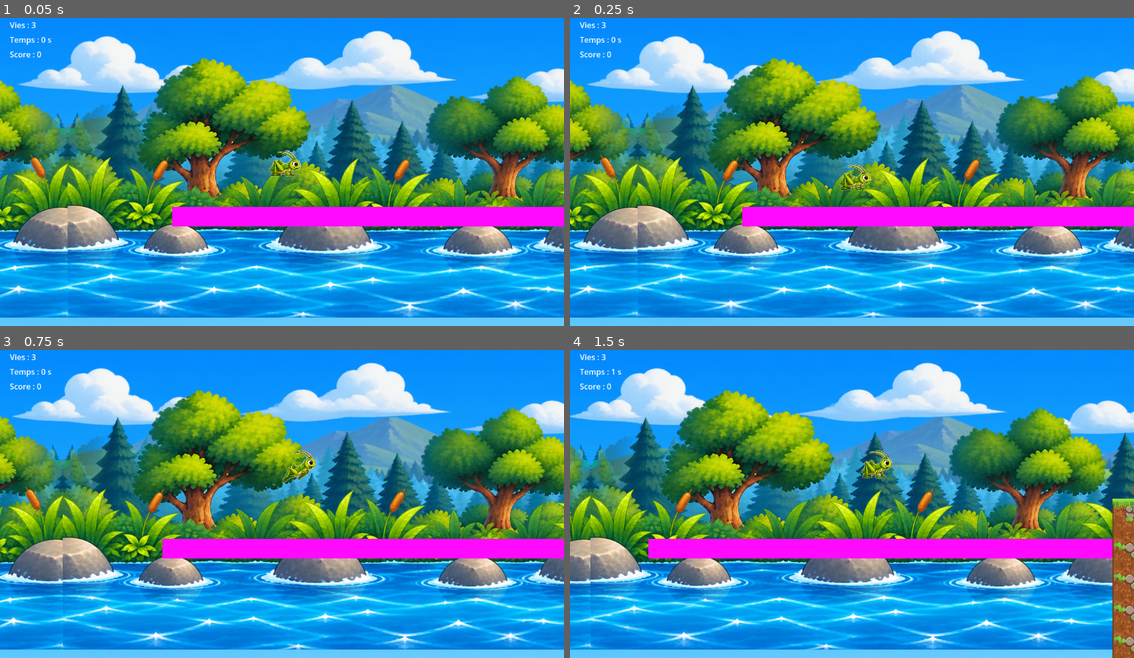
Above: before the commit, frames 1-4 (two rows, left to right).
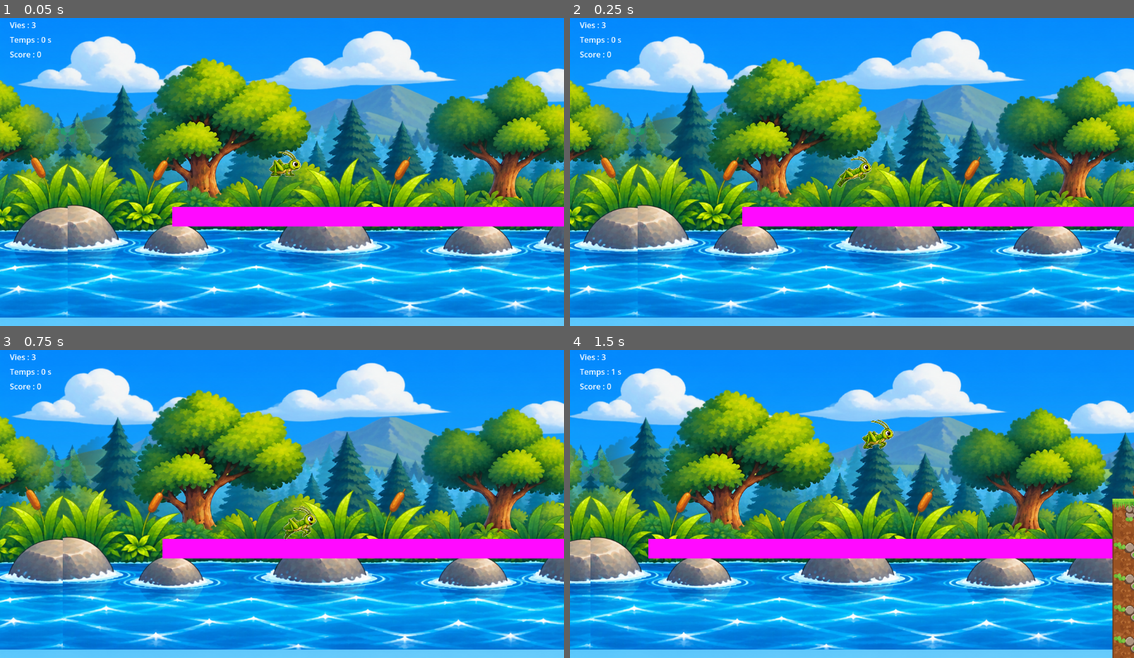
Above: after the commit, the same moments.

Repository: Audry-Noupoue/bug-rush
Game: Godot game, scene res://scenes/main.tscn
Same seed, same stepped clock (60 frames per second), same inputs: the game is played once before the commit and once after it.
Inputs:
- Up to frame 1 (0.05 s): no input
- Up to frame 2 (0.25 s): no input
- Up to frame 3 (0.75 s): tap Enter (ui_accept) at 0.5, 0.6 s; hold Right (ui_right) from 0.53 s (still down); hold J (dash, bound only after the commit) from 0.53 s (still down)
- Up to frame 4 (1.5 s): keep holding Right (ui_right); tap Space (jump, bound only after the commit) at 0.77, 1.07 s; release J (dash, bound only after the commit) at 1.28 s; tap J (dash, bound only after the commit) at 1.35 s

Frame 1 is identical in both runs. In frame 2, 0.4% of the frame differs, in the area x 47-54%, y 44-57%; in frame 3, 0.6%; in frame 4, 0.6%, in the area x 51-58%, y 22-42%.

Commit message:
input map : done

Diff:
--- a/project.godot
+++ b/project.godot
@@ -15,6 +15,32 @@
 config/features=PackedStringArray("4.7")
 config/icon="res://assets/icon.svg"
 
+[input]
+
+move_left={
+"deadzone": 0.2,
+"events": [Object(InputEventKey,"resource_local_to_scene":false,"resource_name":"","device":-1,"window_id":0,"alt_pressed":false,"shift_pressed":false,"ctrl_pressed":false,"meta_pressed":false,"pressed":false,"keycode":0,"physical_keycode":65,"key_label":0,"unicode":97,"location":0,"echo":false,"script":null)
+, Object(InputEventKey,"resource_local_to_scene":false,"resource_name":"","device":-1,"window_id":0,"alt_pressed":false,"shift_pressed":false,"ctrl_pressed":false,"meta_pressed":false,"pressed":false,"keycode":0,"physical_keycode":4194319,"key_label":0,"unicode":0,"location":0,"echo":false,"script":null)
+]
+}
+move_right={
+"deadzone": 0.2,
+"events": [Object(InputEventKey,"resource_local_to_scene":false,"resource_name":"","device":-1,"window_id":0,"alt_pressed":false,"shift_pressed":false,"ctrl_pressed":false,"meta_pressed":false,"pressed":false,"keycode":0,"physical_keycode":68,"key_label":0,"unicode":100,"location":0,"echo":false,"script":null)
+, Object(InputEventKey,"resource_local_to_scene":false,"resource_name":"","device":-1,"window_id":0,"alt_pressed":false,"shift_pressed":false,"ctrl_pressed":false,"meta_pressed":false,"pressed":false,"keycode":0,"physical_keycode":4194321,"key_label":0,"unicode":0,"location":0,"echo":false,"script":null)
+]
+}
+jump={
+"deadzone": 0.2,
+"events": [Object(InputEventKey,"resource_local_to_scene":false,"resource_name":"","device":-1,"window_id":0,"alt_pressed":false,"shift_pressed":false,"ctrl_pressed":false,"meta_pressed":false,"pressed":false,"keycode":0,"physical_keycode":32,"key_label":0,"unicode":32,"location":0,"echo":false,"script":null)
+]
+}
+dash={
+"deadzone": 0.2,
+"events": [Object(InputEventKey,"resource_local_to_scene":false,"resource_name":"","device":-1,"window_id":0,"alt_pressed":false,"shift_pressed":false,"ctrl_pressed":false,"meta_pressed":false,"pressed":false,"keycode":0,"physical_keycode":74,"key_label":0,"unicode":106,"location":0,"echo":false,"script":null)
+, Object(InputEventMouseButton,"resource_local_to_scene":false,"resource_name":"","device":-1,"window_id":0,"alt_pressed":false,"shift_pressed":false,"ctrl_pressed":false,"meta_pressed":false,"button_mask":0,"position":Vector2(0, 0),"global_position":Vector2(0, 0),"factor":1.0,"button_index":1,"canceled":false,"pressed":false,"double_click":false,"script":null)
+]
+}
+
 [rendering]
 
 renderer/rendering_method="gl_compatibility"
--- a/scenes/player/criquet.tscn
+++ b/scenes/player/criquet.tscn
@@ -6,6 +6,38 @@
 [sub_resource type="RectangleShape2D" id="RectangleShape2D_yeiuy"]
 size = Vector2(35, 35)
 
+[sub_resource type="AtlasTexture" id="AtlasTexture_yojrc"]
+atlas = ExtResource("2_o318n")
+region = Rect2(0, 264, 248, 264)
+
+[sub_resource type="AtlasTexture" id="AtlasTexture_xofh5"]
+atlas = ExtResource("2_o318n")
+region = Rect2(248, 264, 248, 264)
+
+[sub_resource type="AtlasTexture" id="AtlasTexture_ektgh"]
+atlas = ExtResource("2_o318n")
+region = Rect2(496, 264, 248, 264)
+
+[sub_resource type="AtlasTexture" id="AtlasTexture_ui5b5"]
+atlas = ExtResource("2_o318n")
+region = Rect2(744, 264, 248, 264)
+
+[sub_resource type="AtlasTexture" id="AtlasTexture_ehpcq"]
+atlas = ExtResource("2_o318n")
+region = Rect2(992, 264, 248, 264)
+
+[sub_resource type="AtlasTexture" id="AtlasTexture_t7w5f"]
+atlas = ExtResource("2_o318n")
+region = Rect2(1240, 264, 248, 264)
+
+[sub_resource type="AtlasTexture" id="AtlasTexture_l460f"]
+atlas = ExtResource("2_o318n")
+region = Rect2(1488, 264, 248, 264)
+
+[sub_resource type="AtlasTexture" id="AtlasTexture_6pfaf"]
+atlas = ExtResource("2_o318n")
+region = Rect2(1736, 264, 248, 264)
+
 [sub_resource type="AtlasTexture" id="AtlasTexture_if2gh"]
 atlas = ExtResource("2_o318n")
 region = Rect2(0, 0, 247, 264)
@@ -104,6 +136,35 @@
 
 [sub_resource type="SpriteFrames" id="SpriteFrames_vtti8"]
 animations = [{
+"frames": [{
+"duration": 1.0,
+"texture": SubResource("AtlasTexture_yojrc")
+}, {
+"duration": 1.0,
+"texture": SubResource("AtlasTexture_xofh5")
+}, {
+"duration": 1.0,
+"texture": SubResource("AtlasTexture_ektgh")
+}, {
+"duration": 1.0,
+"texture": SubResource("AtlasTexture_ui5b5")
+}, {
+"duration": 1.0,
+"texture": SubResource("AtlasTexture_ehpcq")
+}, {
+"duration": 1.0,
+"texture": SubResource("AtlasTexture_t7w5f")
+}, {
+"duration": 1.0,
+"texture": SubResource("AtlasTexture_l460f")
+}, {
+"duration": 1.0,
+"texture": SubResource("AtlasTexture_6pfaf")
+}],
+"loop": 1,
+"name": &"dash",
+"speed": 20.0
+}, {
 "frames": [{
 "duration": 1.0,
 "texture": SubResource("AtlasTexture_if2gh")
@@ -203,7 +264,9 @@
 position = Vector2(5, -17)
 scale = Vector2(0.3, 0.3)
 sprite_frames = SubResource("SpriteFrames_vtti8")
-animation = &"jump"
+animation = &"dash"
+frame = 7
+frame_progress = 0.12092059
 
 [node name="Camera2D" type="Camera2D" parent="." unique_id=1096220679]
 position_smoothing_enabled = true
--- a/scripts/criquet.gd
+++ b/scripts/criquet.gd
@@ -11,10 +11,10 @@
     if not is_on_floor():
         velocity += get_gravity() * delta
 
-    if Input.is_action_just_pressed("ui_accept") and is_on_floor():
+    if Input.is_action_just_pressed("jump") and is_on_floor():
         velocity.y = JUMP_VELOCITY
 
-    var direction = Input.get_axis("ui_left", "ui_right")
+    var direction = Input.get_axis("move_left", "move_right")
 
     if direction:
         velocity.x = direction * SPEED
@@ -37,6 +37,10 @@
     else:
         jouer_animation("idle")
 
+func _input(event):
+    if event.is_action_pressed("dash"):
+        print("DASH activé !")
+
 
 func jouer_animation(nom: String):
     if animated_sprite.animation != nom:
